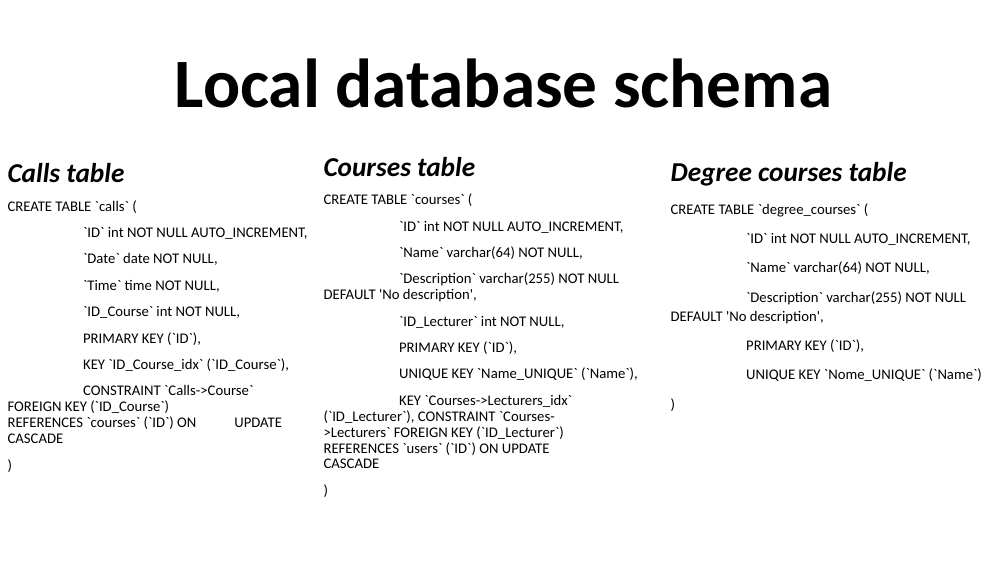
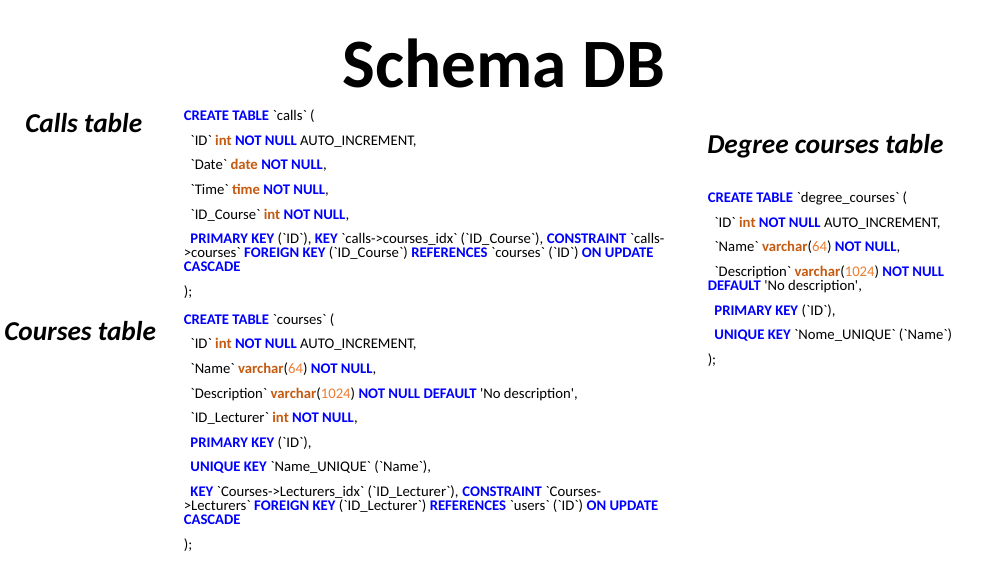
Before and after one commit to LucaTosetti01/ProgettoTIW, a slide deck: slide 10 of PresentazioneProgetto.pptx (slide 14 before the commit). Drawn at 1008x567 pixels with LibreOffice and Linux fonts; fonts in the diff are those of the drawing. Boxes give left, top, right and bottom in pixels: in the first picture for what was removed or moved away, otherwise in the second. Text is boxed around its words. In the diff, an @@ line names an element or a change of style, - is before the commit and + after.

Commit message:
Inizio documentazione
Scritta la documentazione della traccia, completamento specifiche, analisi requisiti DB, schema ER (da modificare), schema DB

```diff
--- a/PresentazioneProgetto.pptx
+++ b/PresentazioneProgetto.pptx
@@ title removed at (x1=175, y1=58, x2=832, y2=108) @@
-Local database schema
@@ text added at (x1=343, y1=38, x2=664, y2=88), 66 pt, text #000000, bold @@
+Schema DB
@@ text added at (x1=25, y1=113, x2=142, y2=133), 26 pt, text #000000, bold, italic @@
+Calls table
@@ text "CREATE TABLE `calls` (" moved from (x1=8, y1=163, x2=307, y2=443) to (x1=184, y1=109, x2=664, y2=271) @@
@@ text at (x1=184, y1=109, x2=416, y2=221): text colour #000000 to #0000FF in "CREATE TABLE", "NOT NULL", "NOT NULL,", "NOT NULL," and 1 more places; bold on in "CREATE TABLE", "int NOT NULL", "date NOT NULL,", "time NOT NULL," and 1 more places; text colour #000000 to #C55A11 in "int", "date", "time", "int"; line spacing 0.9 to 0.8 @@
@@ text added at (x1=707, y1=134, x2=943, y2=158), 26 pt, text #000000, bold, italic @@
+Degree courses table
@@ text at (x1=8, y1=163, x2=124, y2=183): paragraph removed @@
-Calls table
@@ text at (x1=324, y1=157, x2=475, y2=177): paragraph removed @@
-Courses table
@@ text at (x1=708, y1=191, x2=952, y2=341): paragraph removed @@
-Degree courses table
@@ text at (x1=708, y1=191, x2=952, y2=341): text changed @@
-)
+);
@@ text "CREATE TABLE `degree_courses` (" moved from (x1=671, y1=204, x2=982, y2=381) to (x1=708, y1=191, x2=952, y2=341) @@
@@ text at (x1=708, y1=191, x2=952, y2=341): text colour #000000 to #0000FF in "CREATE TABLE", "NOT NULL", "NOT NULL,", "PRIMARY KEY" and 1 more places; bold on in "CREATE TABLE", "int NOT NULL", "varchar(64) NOT NULL,", "PRIMARY KEY" and 1 more places; text colour #000000 to #C55A11 in "int", "varchar(64)"; text colour #000000 to #ED7D31 in "varchar(64)"; line spacing 1.07 to 0.8 @@
@@ text at (x1=184, y1=232, x2=664, y2=271): text changed @@
-PRIMARY KEY (`ID`),
-KEY `ID_Course_idx` (`ID_Course`),
-CONSTRAINT `Calls->Course` FOREIGN KEY (`ID_Course`) REFERENCES `courses` (`ID`) ON UPDATE CASCADE
-)
+PRIMARY KEY (`ID`), KEY `calls->courses_idx` (`ID_Course`), CONSTRAINT `calls->courses` FOREIGN KEY (`ID_Course`) REFERENCES `courses` (`ID`) ON UPDATE CASCADE
+);
@@ text at (x1=708, y1=265, x2=944, y2=293): text changed @@
-`Description` varchar(255) NOT NULL DEFAULT 'No description',
+`Description` varchar(1024) NOT NULL DEFAULT 'No description',
@@ text added at (x1=4, y1=321, x2=156, y2=341), 26 pt, text #000000, bold, italic @@
+Courses table
@@ text "CREATE TABLE `courses` (" moved from (x1=324, y1=157, x2=638, y2=468) to (x1=184, y1=314, x2=659, y2=524) @@
@@ text at (x1=184, y1=314, x2=431, y2=473): text colour #000000 to #0000FF in "CREATE TABLE", "NOT NULL", "NOT NULL,", "NOT NULL," and 2 more places; bold on in "CREATE TABLE", "int NOT NULL", "varchar(64) NOT NULL,", "int NOT NULL," and 2 more places; text colour #000000 to #C55A11 in "int", "varchar(64)", "int"; text colour #000000 to #ED7D31 in "varchar(64)"; line spacing 0.9 to 0.8 @@
@@ text at (x1=190, y1=387, x2=578, y2=401): text changed @@
-`Description` varchar(255) NOT NULL DEFAULT 'No description',
+`Description` varchar(1024) NOT NULL DEFAULT 'No description',
@@ text at (x1=184, y1=485, x2=659, y2=524): text changed @@
-KEY `Courses->Lecturers_idx` (`ID_Lecturer`), CONSTRAINT `Courses- >Lecturers` FOREIGN KEY (`ID_Lecturer`) REFERENCES `users` (`ID`) ON UPDATE CASCADE
-)
+KEY `Courses->Lecturers_idx` (`ID_Lecturer`), CONSTRAINT `Courses->Lecturers` FOREIGN KEY (`ID_Lecturer`) REFERENCES `users` (`ID`) ON UPDATE CASCADE
+);
```
Also in this commit, not shown: 9 other slides changed, 2 slides added, 6 slides removed, 2 other files.
